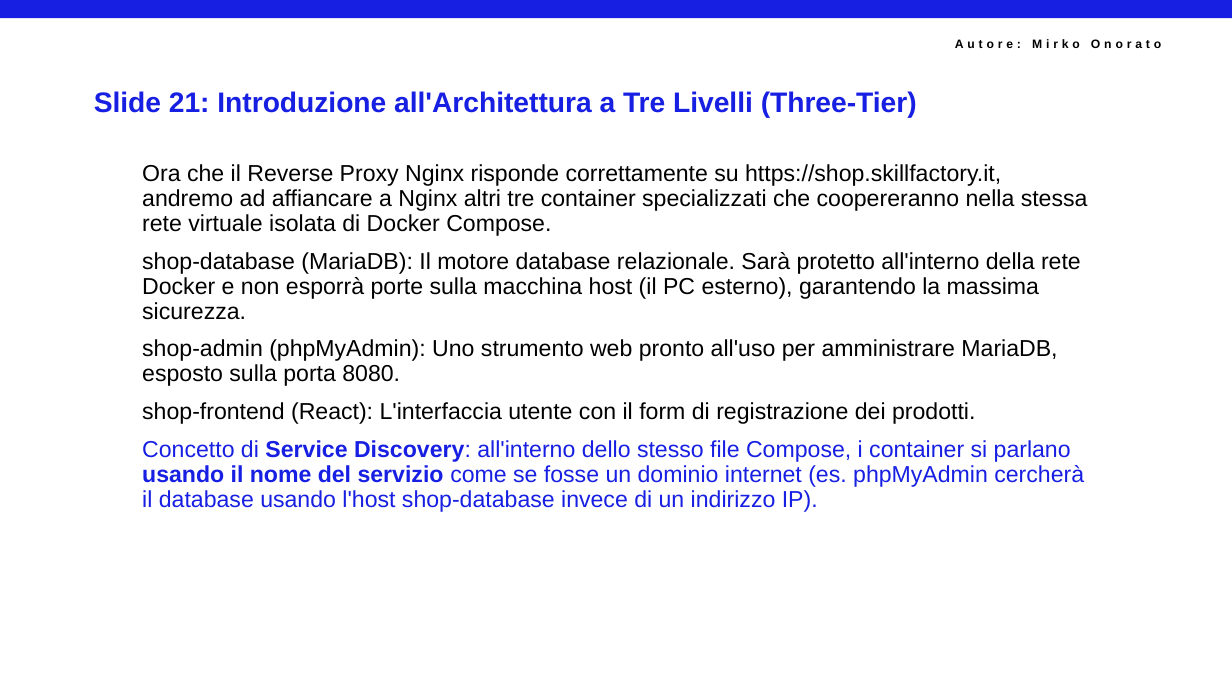
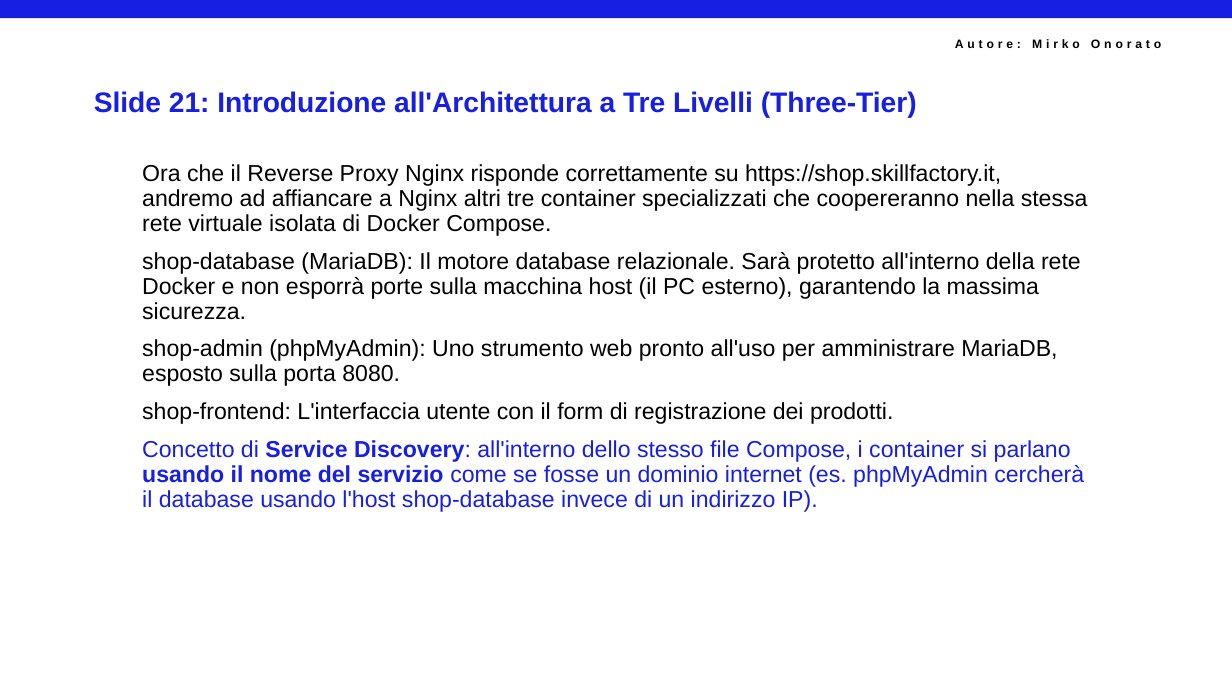
Before and after one commit to mirkoSkF/Docker-Slides, a slide deck: slide 23 of Lab 3.a - Allestimento di Nginx, Certbot e Reti in Locale.pptx. Drawn at 1232x693 pixels with LibreOffice and Linux fonts; fonts in the diff are those of the drawing; background and template pictures are left out. Boxes give left, top, right and bottom in pixels: in the first picture for what was removed or moved away, otherwise in the second. Text is boxed around its words. In the diff, an @@ line names an element or a change of style, - is before the commit and + after.

```diff
--- a/Lab 3.a - Allestimento di Nginx, Certbot e Reti in Locale.pptx
+++ b/Lab 3.a - Allestimento di Nginx, Certbot e Reti in Locale.pptx
@@ text at (142, 402, 893, 424): text changed @@
-shop-frontend (React): L'interfaccia utente con il form di registrazione dei prodotti.
+shop-frontend: L'interfaccia utente con il form di registrazione dei prodotti.
```
Also in this commit, not shown: 1 other slide changed.
